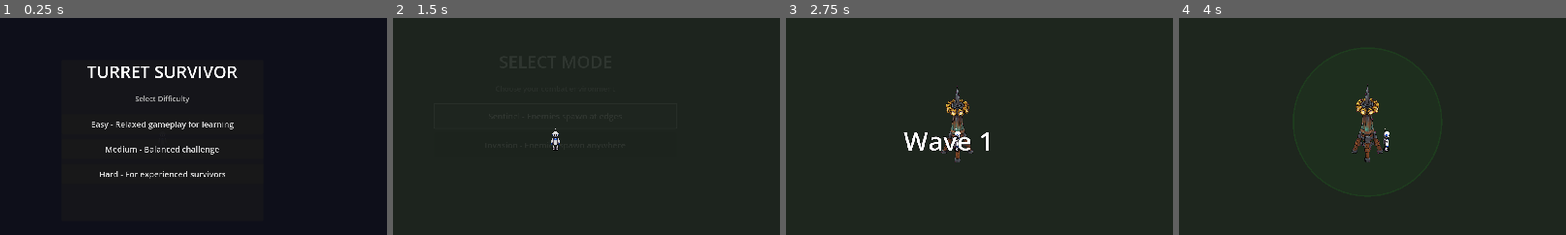
Above: before the commit, frames 1-4 (left to right).
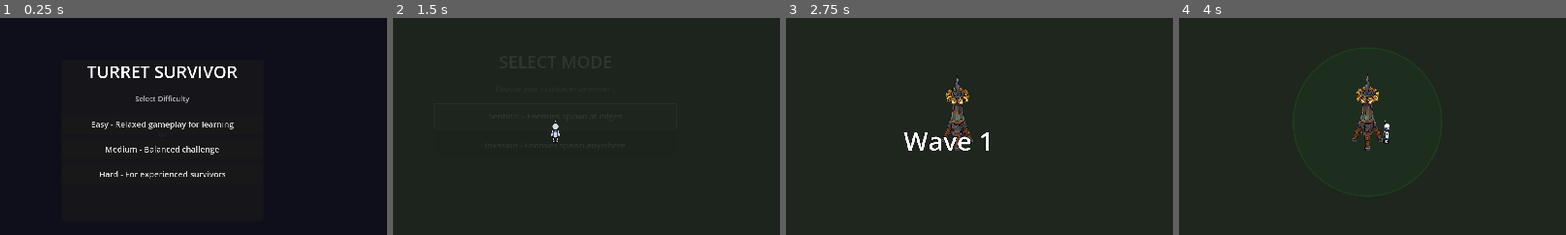
Above: after the commit, the same moments.

Repository: arebolledo2/turret-game
Game: Godot game, scene res://scenes/main.tscn
Same seed, same stepped clock (60 frames per second), same inputs: the game is played once before the commit and once after it.
Inputs (mouse positions are % of the whole screen's width and height, from its top left):
- Up to frame 1 (0.25 s): no input
- Up to frame 2 (1.5 s): click "Easy - Relaxed gameplay for l…" at 0.5 s; click "Sentinel - Enemies spawn at e…" at 1.25 s
- Up to frame 3 (2.75 s): tap Enter at 2 s; move the mouse to (72, 45) at 2.02 s; hold D (move_right) from 2.03 s (still down); tap F (pickup_turret) at 2.1 s; click (72, 45) at 2.17 s
- Up to frame 4 (4 s): release D (move_right) at 2.75 s; drag from (30, 55) to (51, 50) at 2.77 s; move the mouse to (60, 28) at 3.52 s; hold D (move_right) from 3.53 s (still down); tap Tab (toggle_range) at 3.6 s; tap F (pickup_turret) at 3.8 s
The pictures show only the part of the screen within x 29-79%, y 22-72%; the shares and areas given below are measured in that part.

The runs differ from the first frame. In frame 2, 0.2% of the frame differs, in the area x 40-44%, y 47-62%; in frame 3, 1.3%; in frame 4, 1.7%, in the area x 44-55%, y 25-67%.

Commit message:
🎮 Implement Y-based depth sorting and adjust z-index for gameplay entities

Diff:
--- a/scenes/enemy.tscn
+++ b/scenes/enemy.tscn
@@ -20,6 +20,7 @@
 [node name="CollisionShape2D" type="CollisionShape2D" parent="."]
 
 [node name="Sprite2D" type="Sprite2D" parent="."]
+position = Vector2(0, -16)
 texture = ExtResource("2_south")
 
 [node name="CollisionManager" type="Node" parent="."]
--- a/scenes/main.tscn
+++ b/scenes/main.tscn
@@ -15,6 +15,7 @@
 [ext_resource type="PackedScene" uid="uid://shop_screen_001" path="res://scenes/ui/shop_screen.tscn" id="9_shop_screen"]
 
 [node name="Main" type="Node2D"]
+y_sort_enabled = true
 
 [node name="Arena" type="Node2D" parent="."]
 script = ExtResource("1_arena_setup")
@@ -35,12 +36,16 @@
 z_index = -1
 
 [node name="TurretContainer" type="Node2D" parent="."]
+y_sort_enabled = true
 
 [node name="EnemyContainer" type="Node2D" parent="."]
+y_sort_enabled = true
 
 [node name="DropContainer" type="Node2D" parent="."]
+y_sort_enabled = true
 
 [node name="TechDropContainer" type="Node2D" parent="."]
+y_sort_enabled = true
 
 [node name="Player" parent="." instance=ExtResource("1_1a2b3")]
 position = Vector2(0, 0)
--- a/scenes/player.tscn
+++ b/scenes/player.tscn
@@ -33,6 +33,7 @@
 shape = SubResource("CircleShape2D_Hurtbox")
 
 [node name="Sprite2D" type="Sprite2D" parent="."]
+position = Vector2(0, -16)
 texture = ExtResource("2_sprite")
 hframes = 8
 vframes = 1
@@ -59,7 +60,7 @@
 script = ExtResource("8_melee_combat")
 
 [node name="MeleeVisuals" type="Node2D" parent="."]
-z_index = 10000
+z_index = 5
 
 [node name="MeleeArc" type="Polygon2D" parent="MeleeVisuals"]
 modulate = Color(1, 1, 1, 0)
--- a/scenes/turret.tscn
+++ b/scenes/turret.tscn
@@ -18,10 +18,12 @@
 radius = 0.0
 
 [node name="BaseSprite" type="Sprite2D" parent="."]
+position = Vector2(0, -16)
 scale = Vector2(0.08, 0.08)
 texture = ExtResource("3_static_sprite")
 
 [node name="AnimatedSprite" type="AnimatedSprite2D" parent="."]
+position = Vector2(0, -16)
 visible = false
 scale = Vector2(0.125, 0.125)
 
--- a/scripts/arena_setup.gd
+++ b/scripts/arena_setup.gd
@@ -18,6 +18,9 @@
 	setup_arena()
 
 func setup_arena() -> void:
+	# Ensure arena is behind all gameplay entities
+	z_index = -10
+
 	# Use fixed dimensions for consistent gameplay
 	Globals.ARENA_WIDTH = FIXED_ARENA_WIDTH
 	Globals.ARENA_HEIGHT = FIXED_ARENA_HEIGHT
--- a/scripts/components/player_turret_handler.gd
+++ b/scripts/components/player_turret_handler.gd
@@ -77,6 +77,9 @@
 
 	carried_turret = turret
 
+	# Render on top of player platform
+	carried_turret.z_index = 1
+
 	if turret.has_method("hide_pickup_indicator"):
 		turret.hide_pickup_indicator()
 
@@ -89,6 +92,10 @@
 		return
 
 	var placement_pos := carried_turret.global_position
+
+	# Reset z_index for normal Y-sorting
+	carried_turret.z_index = 0
+
 	Events.turret_placed.emit(carried_turret, placement_pos)
 
 	carried_turret = null
--- a/scripts/damage_number.gd
+++ b/scripts/damage_number.gd
@@ -8,7 +8,7 @@
 
 func _ready() -> void:
 	# Render above all gameplay entities
-	z_index = 10000
+	z_index = 100
 
 	# Start animation
 	var tween = create_tween()
--- a/scripts/enemy.gd
+++ b/scripts/enemy.gd
@@ -208,9 +208,6 @@
 
 	move_and_slide()
 
-	# Y-based depth sorting (offset by 1000 to handle negative Y values)
-	z_index = int(global_position.y) + 1000
-
 	# Update sprite based on velocity (works for all behaviors)
 	if velocity.length() > 0:
 		visuals.update_direction_sprite(velocity.normalized())
--- a/scripts/player.gd
+++ b/scripts/player.gd
@@ -99,9 +99,6 @@
 	velocity = movement.process(delta)
 	clamp_to_arena()
 	move_and_slide()
-
-	# Y-based depth sorting (offset by 1000 to handle negative Y values)
-	z_index = int(global_position.y) + 1000
 
 	# Turret pickup/placement system
 	turret_handler.process(delta)
--- a/scripts/projectile.gd
+++ b/scripts/projectile.gd
@@ -20,6 +20,9 @@
 var hit_enemies: Array = []  # Track enemies hit (for pierce)
 
 func _ready() -> void:
+	# Render above all gameplay entities
+	z_index = 5
+
 	# Auto-destroy after lifetime
 	var timer = get_tree().create_timer(lifetime)
 	timer.timeout.connect(queue_free)
@@ -60,9 +63,6 @@
 
 func _physics_process(delta: float) -> void:
 	position += direction * speed * delta
-
-	# Y-based depth sorting (offset by 1000 to handle negative Y values)
-	z_index = int(global_position.y) + 1000
 
 func _on_hurtbox_entered(hurtbox: Area2D) -> void:
 	# Verify this is an enemy hurtbox
--- a/scripts/spawn_alert.gd
+++ b/scripts/spawn_alert.gd
@@ -11,7 +11,7 @@
 
 func _ready() -> void:
 	# Render above all gameplay entities
-	z_index = 10000
+	z_index = 100
 
 	outer_circle = $OuterCircle
 	inner_circle = $InnerCircle
--- a/scripts/tech_drop.gd
+++ b/scripts/tech_drop.gd
@@ -52,9 +52,6 @@
 		start_glow_pulse()
 
 func _physics_process(delta: float) -> void:
-	# Y-based depth sorting (offset by 1000 to handle negative Y values)
-	z_index = int(global_position.y) + 1000
-
 	# Tech drop doesn't move, but keep physics active for collision
 	velocity = Vector2.ZERO
 	move_and_slide()
--- a/scripts/turret.gd
+++ b/scripts/turret.gd
@@ -102,9 +102,6 @@
 
 func _physics_process(_delta: float) -> void:
 	"""Main turret update loop."""
-	# Y-based depth sorting (offset by 1000 to handle negative Y values)
-	z_index = int(global_position.y) + 1000
-
 	if combat:
 		combat.process()
 
--- a/scripts/xp_drop.gd
+++ b/scripts/xp_drop.gd
@@ -19,9 +19,6 @@
 	tween.tween_property(self, "scale", Vector2.ONE, 0.2)
 
 func _physics_process(delta: float) -> void:
-	# Y-based depth sorting (offset by 1000 to handle negative Y values)
-	z_index = int(global_position.y) + 1000
-
 	if is_being_collected and target_player and is_instance_valid(target_player):
 		# Accelerate toward player
 		current_speed = min(current_speed + magnet_acceleration * delta, magnet_speed)
